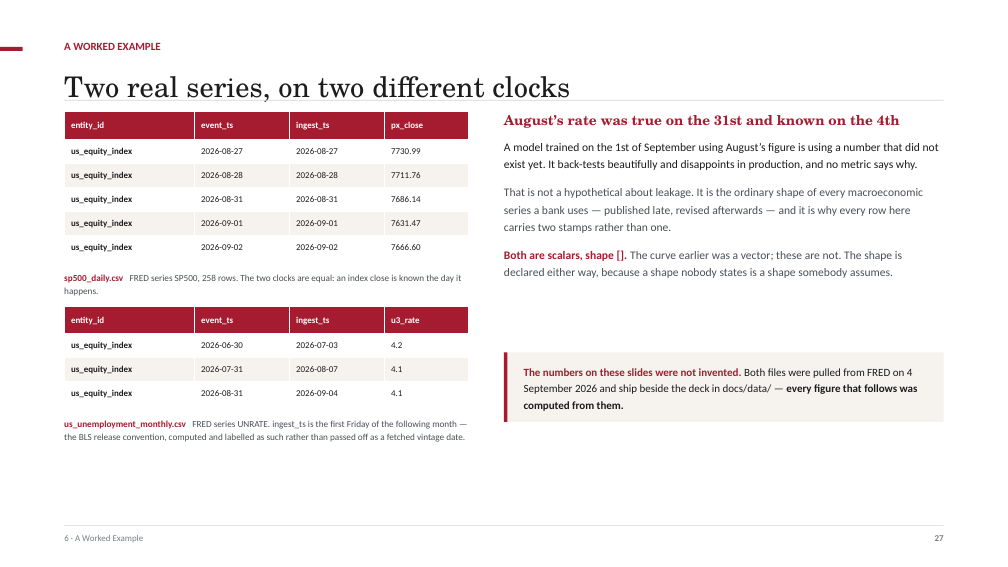
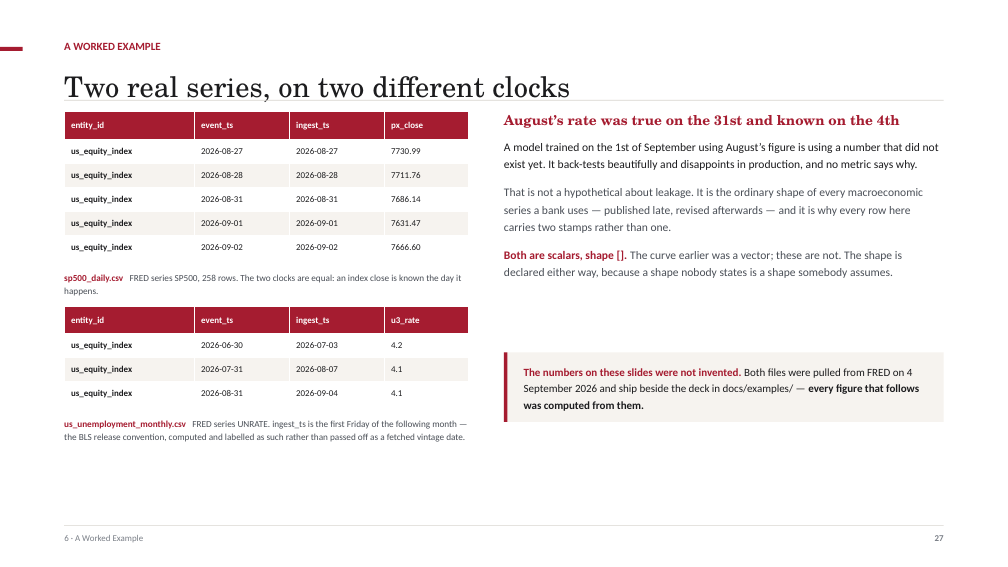
Before and after one commit to ajsinha/maya, a slide deck: slide 28 of docs/MAYA-Model-and-Feature-Engineering.pptx. Drawn at 1008x567 pixels with LibreOffice and Linux fonts; fonts in the diff are those of the drawing. Boxes give left, top, right and bottom in pixels: in the first picture for what was removed or moved away, otherwise in the second. Text is boxed around its words. In the diff, an @@ line names an element or a change of style, - is before the commit and + after.

```diff
--- a/docs/MAYA-Model-and-Feature-Engineering.pptx
+++ b/docs/MAYA-Model-and-Feature-Engineering.pptx
@@ text at (x1=524, y1=368, x2=919, y2=411): text changed @@
-The numbers on these slides were not invented. Both files were pulled from FRED on 4 September 2026 and ship beside the deck in docs/data/ — every figure that follows was computed from them.
+The numbers on these slides were not invented. Both files were pulled from FRED on 4 September 2026 and ship beside the deck in docs/examples/ — every figure that follows was computed from them.
```
Also in this commit, not shown: 1 other slide changed, 12 other files.
